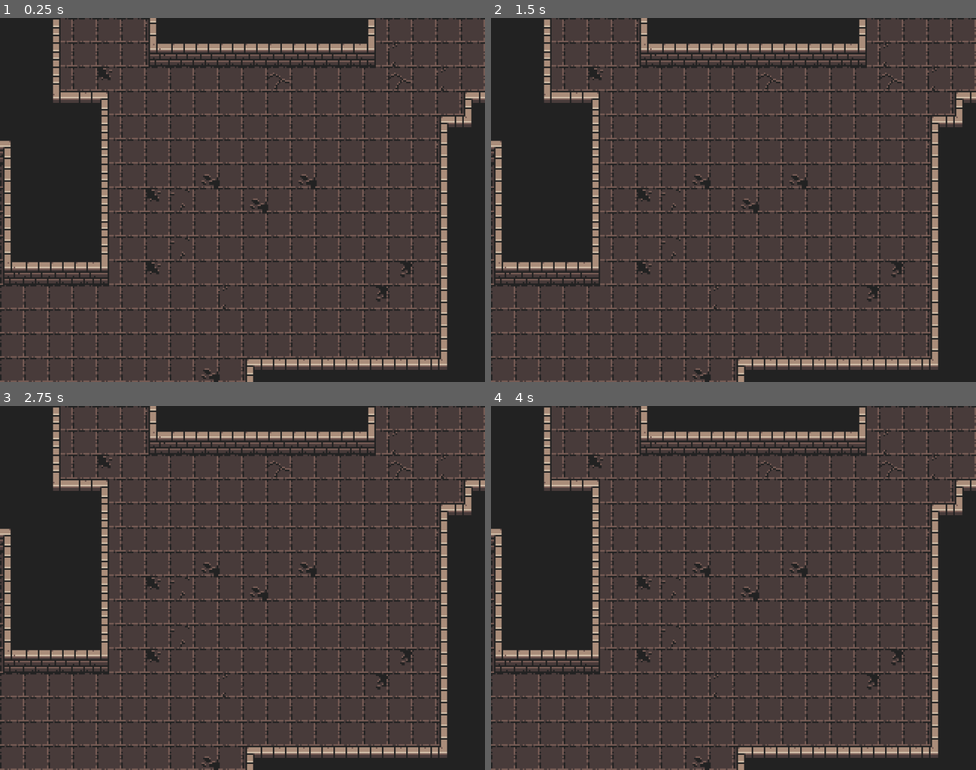
Above: before the commit, frames 1-4 (two rows, left to right).
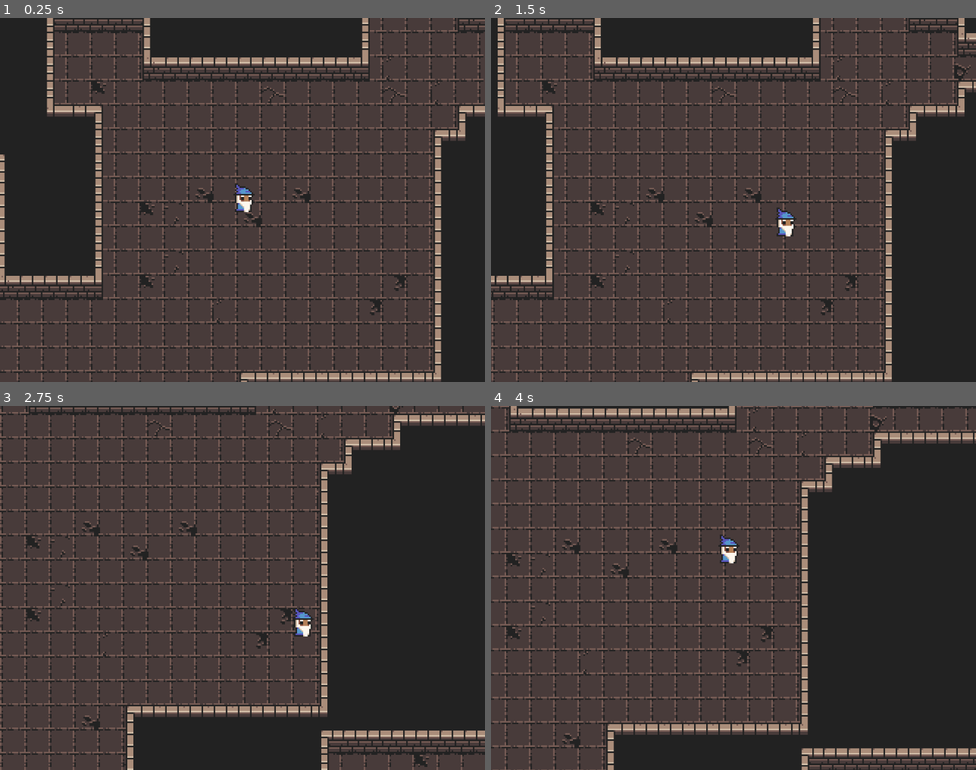
Above: after the commit, the same moments.

Repository: lownpho/mages
Game: Godot game, scene res://scenes/world.tscn
The game is run twice, just before and just after one commit, with the same random seed, the same clock (stepped at 60 frames per second) and the same inputs.
Inputs:
- Up to frame 1 (0.25 s): no input
- Up to frame 2 (1.5 s): tap Enter at 0.5 s; hold Right (ui_right) 0.53-1.28 s; hold Down (ui_down) from 1.28 s (still down)
- Up to frame 3 (2.75 s): release Down (ui_down) at 2.03 s; hold Right (ui_right) from 2.03 s (still down)
- Up to frame 4 (4 s): release Right (ui_right) at 2.78 s; hold Up (ui_up) 2.78-3.53 s; hold Left (ui_left) from 3.53 s (still down)

The runs differ from the first frame. In frame 1, 30% of the frame differs, in the area x 0-100%, y 0-100%; in frame 2, 39%; in frame 3, 56%; in frame 4, 55%.

Commit message:
Player moves around now

Diff:
--- a/characters/player/player.gd
+++ b/characters/player/player.gd
@@ -1,7 +1,7 @@
 extends CharacterBody2D
 
 
-const SPEED = 300.0
+const SPEED = 80.0
 
 
 func _physics_process(delta: float) -> void:
--- a/characters/player/player.tscn
+++ b/characters/player/player.tscn
@@ -1,12 +1,13 @@
 [gd_scene load_steps=4 format=3 uid="uid://cqjpouw1xepax"]
 
 [ext_resource type="Script" uid="uid://b2onc5amgnybm" path="res://characters/player/player.gd" id="1_xxgcw"]
-[ext_resource type="Texture2D" uid="uid://0g1qabadkag6" path="res://tilemaps/tilemap.png" id="2_xxgcw"]
+[ext_resource type="Texture2D" uid="uid://cj2fu8oh0evtu" path="res://tilemaps/tile_atlas.png" id="2_xxgcw"]
 
 [sub_resource type="CircleShape2D" id="CircleShape2D_e5uuo"]
-radius = 8.0
+radius = 7.0
 
 [node name="Player" type="CharacterBody2D"]
+motion_mode = 1
 script = ExtResource("1_xxgcw")
 
 [node name="CollisionShape2D" type="CollisionShape2D" parent="."]
@@ -16,5 +17,12 @@
 [node name="Sprite2D" type="Sprite2D" parent="."]
 texture_filter = 1
 texture = ExtResource("2_xxgcw")
+offset = Vector2(0, -8)
 region_enabled = true
-region_rect = Rect2(400, 0, 16, 16)
+region_rect = Rect2(128, 160, 16, 32)
+
+[node name="Camera2D" type="Camera2D" parent="."]
+position_smoothing_enabled = true
+position_smoothing_speed = 8.0
+drag_horizontal_enabled = true
+drag_vertical_enabled = true
